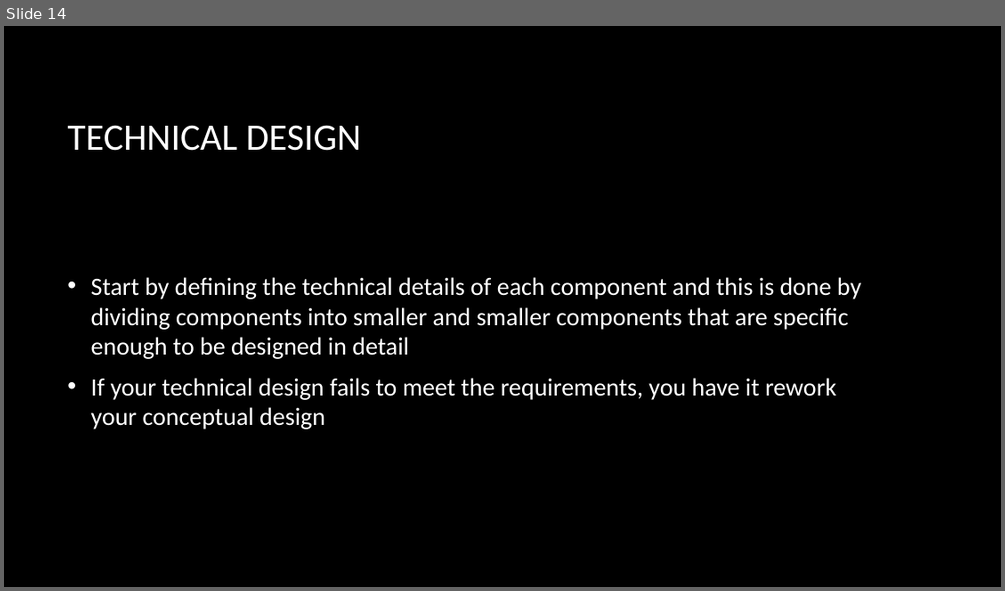
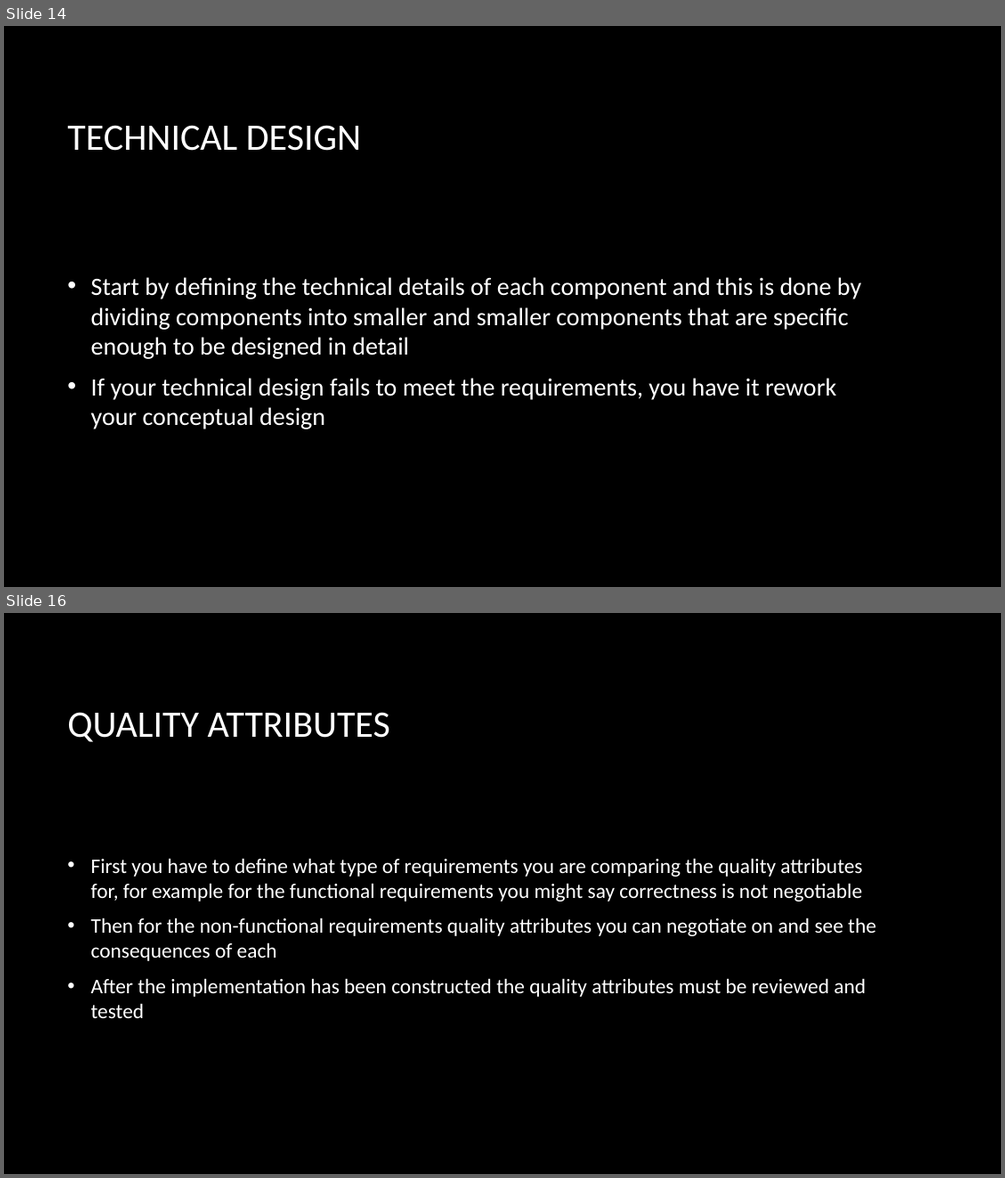
Before and after one commit to ahmedmagdy492/My-Hacking-Tutorails, a slide deck: Study/Object Oriented Design/Week 1 Objectives.pptx. Shown one above the other, each under a label of ours: slide 14 before the commit, slides 14 and 16 after it; the slides between them are not shown. The pictures are 1005x591 and 1005x1178 pixels, drawn with LibreOffice and Linux fonts; fonts in the diff are those of the drawing; background and template pictures are left out. Boxes give left, top, right and bottom in pixels: in the first picture for what was removed or moved away, otherwise in the second. Text is boxed around its words. In the diff, an @@ line names an element or a change of style, - is before the commit and + after.

```diff
--- a/Study/Object Oriented Design/Week 1 Objectives.pptx
+++ b/Study/Object Oriented Design/Week 1 Objectives.pptx
@@ slide 16 added at bbox=[4, 613, 1001, 1174], background picture (left out) @@
@@ title added at bbox=[67, 712, 390, 742], 36 pt, text #FFFFFF @@
+QUALITY ATTRIBUTES
@@ text added at bbox=[91, 858, 876, 1018], 20 pt, text #FFFFFF @@
+• First you have to define what type of requirements you are comparing the quality attributes for, for example for the functional requirements you might say correctness is not negotiable
+• Then for the non-functional requirements quality attributes you can negotiate on and see the consequences of each
+• After the implementation has been constructed the quality attributes must be reviewed and tested
```
Also in this commit, not shown: 1 other slide added, 2 other files.
